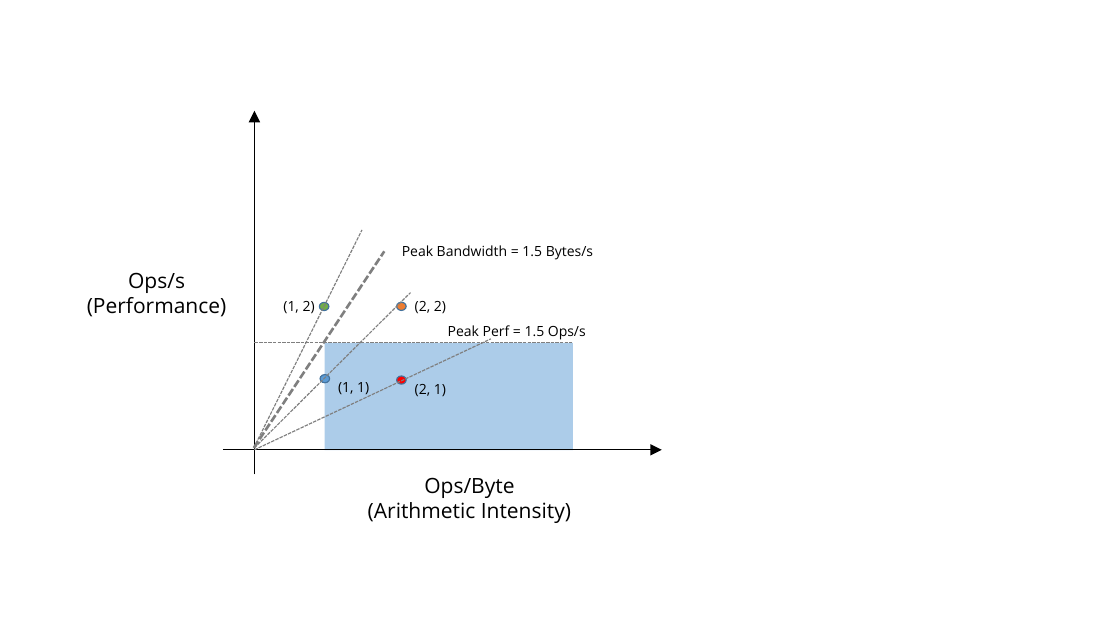
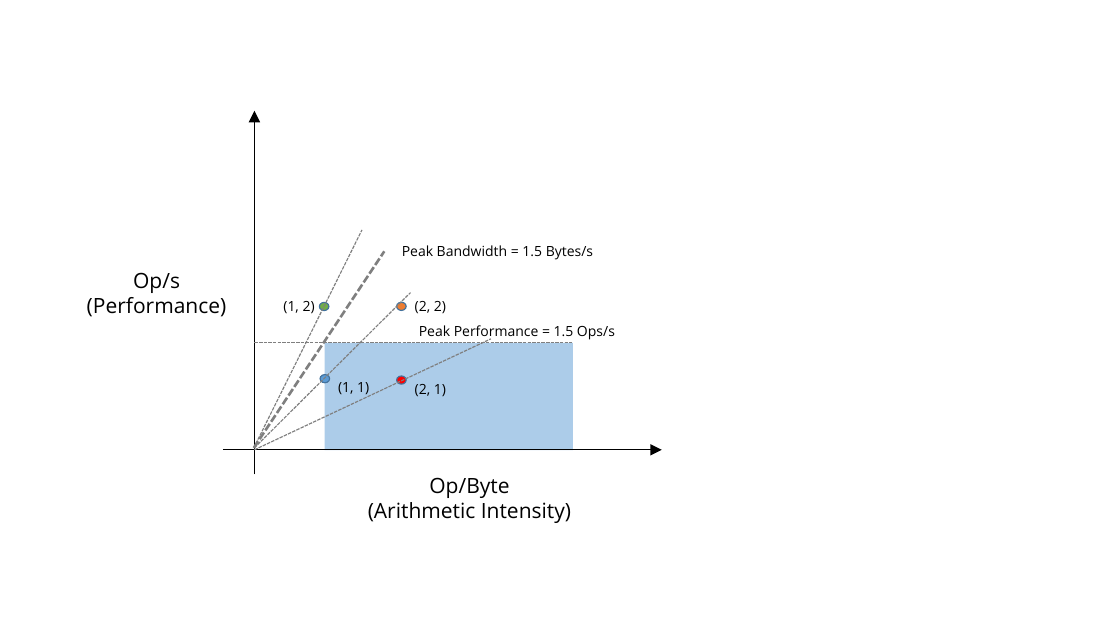
Before and after one commit to OnixHoque/OnixHoque.github.io, a slide deck: slide 5 of blog/roofline-analysis/diagrams.pptx. Drawn at 1120x630 pixels with LibreOffice and Linux fonts; fonts in the diff are those of the drawing. Boxes give left, top, right and bottom in pixels: in the first picture for what was removed or moved away, otherwise in the second. Text is boxed around its words. In the diff, an @@ line names an element or a change of style, - is before the commit and + after.

```diff
--- a/blog/roofline-analysis/diagrams.pptx
+++ b/blog/roofline-analysis/diagrams.pptx
@@ text at (133,272,180,293): text changed @@
-Ops/s
+Op/s
@@ text at (419,325,615,340): text changed @@
-Peak Perf = 1.5 Ops/s
+Peak Performance = 1.5 Ops/s
@@ text at (429,477,509,498): text changed @@
-Ops/Byte
+Op/Byte
```
Also in this commit, not shown: 6 other slides changed, 11 other files.
